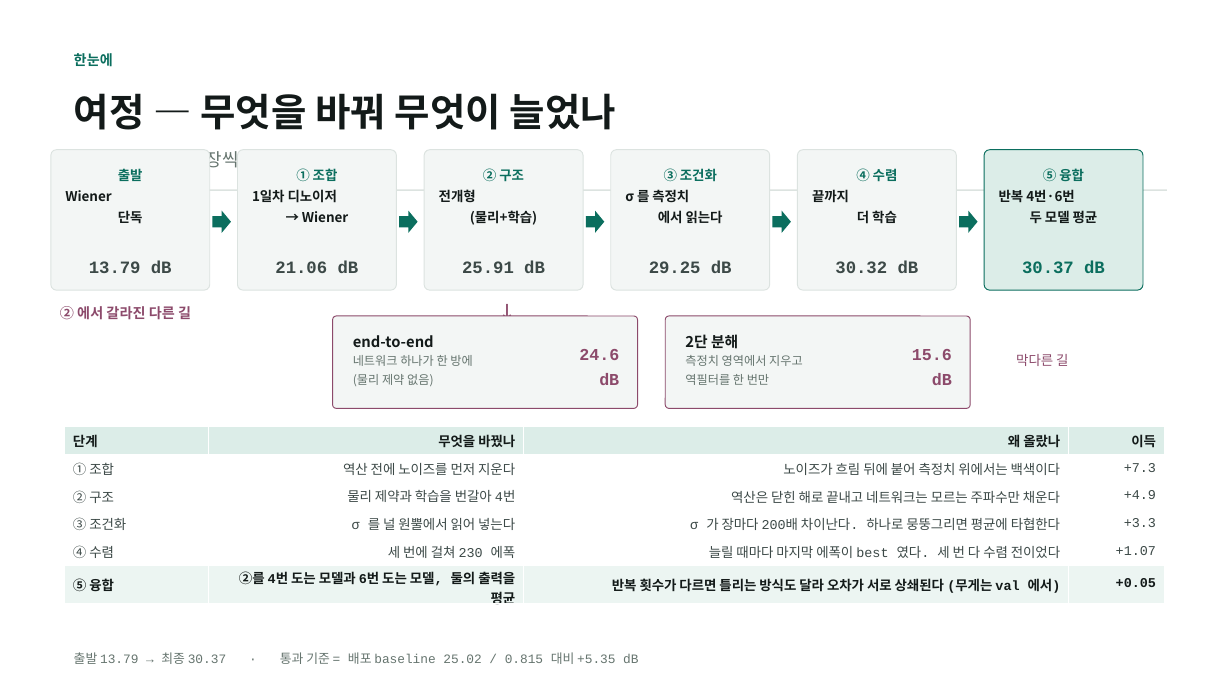
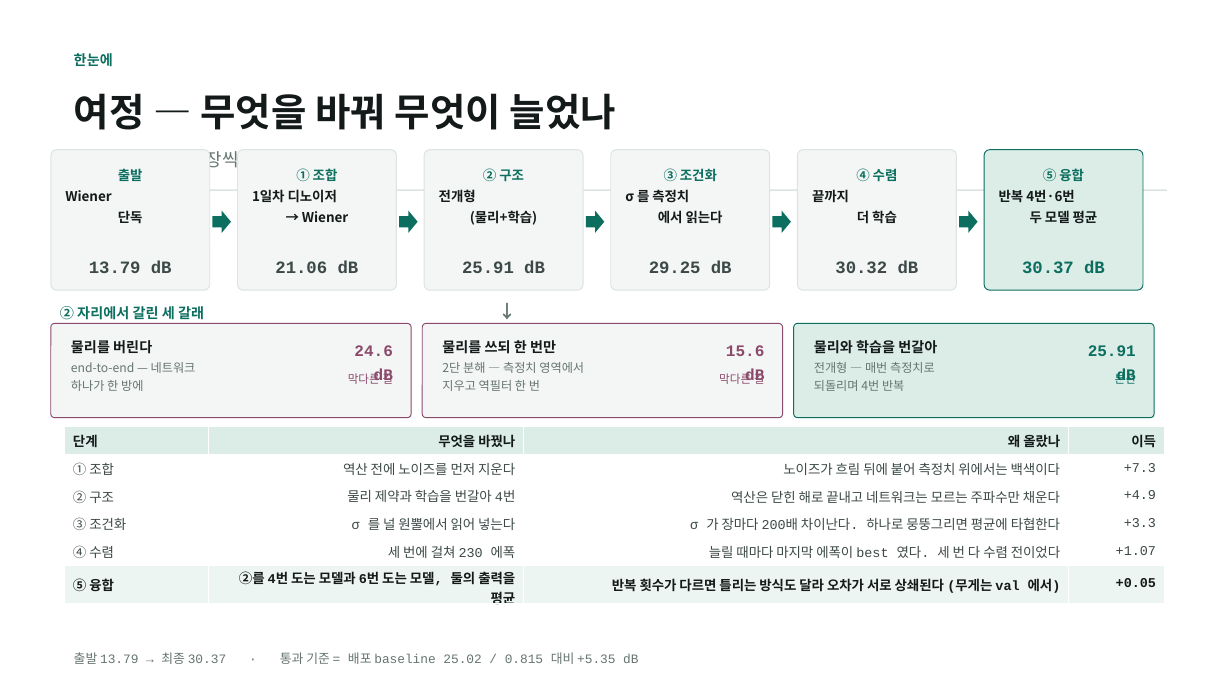
Before and after one commit to kithhooni-commits/ds-practice, a slide deck: slide 3 of 실습5/실습5_day3_발표.pptx. Drawn at 1232x693 pixels with LibreOffice and Linux fonts; fonts in the diff are those of the drawing. Boxes give left, top, right and bottom in pixels: in the first picture for what was removed or moved away, otherwise in the second. Text is boxed around its words. In the diff, an @@ line names an element or a change of style, - is before the commit and + after.

```diff
--- a/실습5/실습5_day3_발표.pptx
+++ b/실습5/실습5_day3_발표.pptx
@@ text "↓" at [470,290,544,316]: text colour #8C4A6B to #66756F @@
@@ rounded rectangle: place and size @@
-rounded rectangle at [333,316,638,409]
+rounded rectangle at [51,323,411,418]
@@ text at [60,306,204,320]: text changed; text colour #8C4A6B to #0B6E5E @@
-② 에서 갈라진 다른 길
+② 자리에서 갈린 세 갈래
@@ rounded rectangle: place and size @@
-rounded rectangle at [665,316,970,409]
+rounded rectangle at [422,323,783,418]
@@ rounded rectangle added at [794,323,1154,418], fill #DCEDE8, outline #0B6E5E 0.75 pt @@
@@ text added at [71,340,152,354], 11 pt, text #131A19, bold @@
+물리를 버린다
@@ text "24.6 dB": place and size @@
-text "24.6 dB" at [579,349,619,385]
+text "24.6 dB" at [354,345,393,385]
@@ text "24.6 dB" at [354,345,393,385]: size 13 to 12.5 pt @@
@@ text removed at [353,335,434,347] @@
-end-to-end
@@ text added at [442,340,556,354], 11 pt, text #131A19, bold @@
+물리를 쓰되 한 번만
@@ text removed at [685,334,738,349] @@
-2단 분해
@@ text "15.6 dB" at [726,345,764,385]: size 13 to 12.5 pt @@
@@ text "15.6 dB": place and size @@
-text "15.6 dB" at [912,349,952,385]
+text "15.6 dB" at [726,345,764,385]
@@ text added at [814,340,937,354], 11 pt, text #131A19, bold @@
+물리와 학습을 번갈아
@@ text added at [1088,345,1136,385], 12.5 pt, text #0B6E5E, bold @@
+25.91 dB
@@ text at [71,362,196,391]: text changed @@
-네트워크 하나가 한 방에
-(물리 제약 없음)
+end-to-end — 네트워크
+하나가 한 방에
@@ text "막다른 길": place and size @@
-text "막다른 길" at [1016,354,1068,366]
+text "막다른 길" at [348,371,393,384]
@@ text "막다른 길" at [348,371,393,384]: size 10.5 to 9 pt; alignment left to right @@
@@ text at [442,362,584,391]: text changed @@
-측정치 영역에서 지우고
-역필터를 한 번만
+2단 분해 — 측정치 영역에서
+지우고 역필터 한 번
@@ text added at [719,371,765,384], 9 pt, text #8C4A6B @@
+막다른 길
@@ text added at [814,362,935,391], 9.5 pt, text #66756F @@
+전개형 — 매번 측정치로
+되돌리며 4번 반복
@@ text added at [1115,371,1136,384], 9 pt, text #0B6E5E @@
+본선
```
Also in this commit, not shown: 2 other files.
